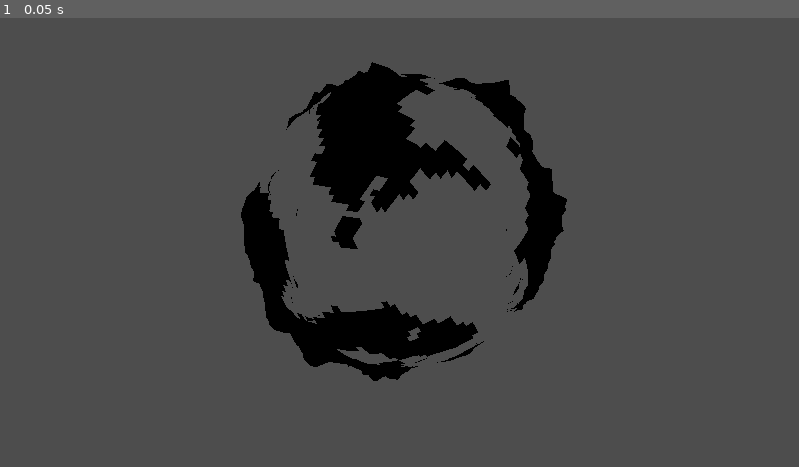
Above: before the commit, frame 1.
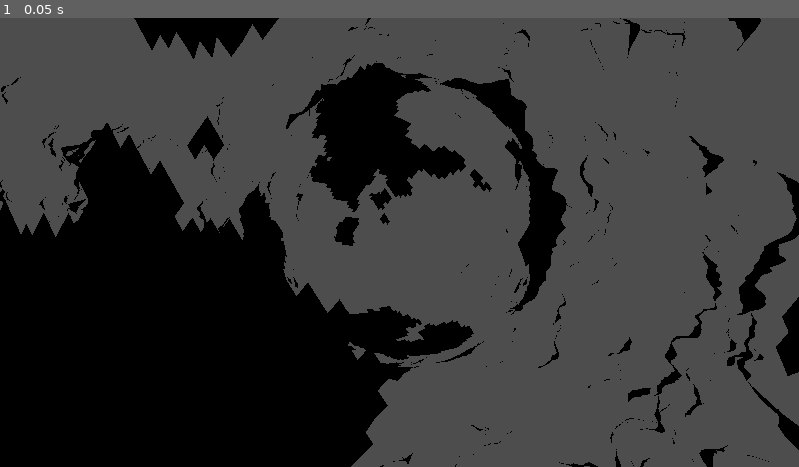
Above: after the commit, the same moment.

Repository: corneliusphi-personal/shellworld
Game: Godot game, scene res://main.tscn
Two runs of this game, one before a commit and one after it. Both use one fixed random seed, a clock stepped at 60 frames per second and the inputs below. The project has no main scene, so this scene is started directly.
Inputs:
- Up to frame 1 (0.05 s): no input

The runs differ from the first frame. In frame 1, 28% of the frame differs, in the area x 0-100%, y 0-100%.

Commit message:
move shader heights to shell level

Diff:
--- a/Shell.gd
+++ b/Shell.gd
@@ -10,13 +10,26 @@
 var forward : ShellMeshFace
 var back : ShellMeshFace
 
-func _init(noiseFilter : NoiseFilter, material: ShaderMaterial) -> void:
-	up = ShellMeshFace.new(Vector3.UP, noiseFilter, material)
-	down = ShellMeshFace.new(Vector3.DOWN, noiseFilter, material)
-	left = ShellMeshFace.new(Vector3.LEFT, noiseFilter, material)
-	right = ShellMeshFace.new(Vector3.RIGHT, noiseFilter, material)
-	forward = ShellMeshFace.new(Vector3.FORWARD, noiseFilter, material)
-	back = ShellMeshFace.new(Vector3.BACK, noiseFilter, material)
+var material: ShaderMaterial
+var shellData: ShellData
+
+func _init(noiseFilter : NoiseFilter) -> void:
+	if (material == null):
+		print("Setting Material")
+		material = ShaderMaterial.new()
+	if (material.shader == null):
+		print("Setting Material Shader")
+		var HeightShader := load("res://heightShader.gdshader")
+		print("Shader will be: ", HeightShader)
+		material.shader = HeightShader
+	if (shellData == null):
+		shellData = ShellData.new()
+	up = ShellMeshFace.new(Vector3.UP, noiseFilter, material, shellData)
+	down = ShellMeshFace.new(Vector3.DOWN, noiseFilter, material, shellData)
+	left = ShellMeshFace.new(Vector3.LEFT, noiseFilter, material, shellData)
+	right = ShellMeshFace.new(Vector3.RIGHT, noiseFilter, material, shellData)
+	forward = ShellMeshFace.new(Vector3.FORWARD, noiseFilter, material, shellData)
+	back = ShellMeshFace.new(Vector3.BACK, noiseFilter, material, shellData)
 	add_child(up)
 	add_child(down)
 	add_child(left)
@@ -25,8 +38,8 @@
 	add_child(back)
 
 func regenerate_mesh(shellWorldData: ShellWorldData, shellNum: int) -> void:
-	shellWorldData.minHeight = 9999999.0
-	shellWorldData.maxHeight = -99999999.0
+	shellData.minHeight = 9999999.0
+	shellData.maxHeight = -99999999.0
 	print("Shell: regenerate_mesh")
 	up.regenerate_mesh(shellWorldData, shellNum)
 	if (!shellWorldData.renderTopOnly):
--- /dev/null
+++ b/ShellData.gd
@@ -0,0 +1,8 @@
+@tool
+extends Resource
+
+class_name ShellData
+
+# Calculated Variables
+var minHeight: float = 99999.0
+var maxHeight: float = -999999.0
--- a/ShellMeshFace.gd
+++ b/ShellMeshFace.gd
@@ -6,11 +6,13 @@
 @export var normal : Vector3
 var noiseFilter : NoiseFilter
 var material: ShaderMaterial
+var shellData: ShellData
 
-func _init(_normal : Vector3, _noiseFilter : NoiseFilter, _material: ShaderMaterial) -> void:
+func _init(_normal : Vector3, _noiseFilter : NoiseFilter, _material: ShaderMaterial, _shellData: ShellData) -> void:
 	normal = _normal
 	noiseFilter = _noiseFilter
 	material = _material
+	shellData = _shellData
 
 func regenerate_mesh(shellWorldData : ShellWorldData, shellNum : int):
 	print("ShellMeshFace: regenerate_mesh")
@@ -54,10 +56,10 @@
 			var pointWithElevation = result[0]
 			var elevation = result[1]
 			var length = pointWithElevation.length()
-			if length > shellWorldData.maxHeight:
-				shellWorldData.maxHeight = length
-			if length < shellWorldData.minHeight:
-				shellWorldData.minHeight = length
+			if length > shellData.maxHeight:
+				shellData.maxHeight = length
+			if length < shellData.minHeight:
+				shellData.minHeight = length
 			vertex_array[i] = pointWithElevation
 			elevation_array[i] = elevation
 			normal_array[i] = normal
@@ -94,6 +96,6 @@
 	_mesh.add_surface_from_arrays(Mesh.PRIMITIVE_TRIANGLES, arrays)
 	_mesh.surface_set_material(0, material)
 	self.mesh = _mesh
-	self.material.set_shader_parameter("min_height", shellWorldData.minHeight)
-	self.material.set_shader_parameter("max_height", shellWorldData.maxHeight)
+	self.material.set_shader_parameter("min_height", shellData.minHeight)
+	self.material.set_shader_parameter("max_height", shellData.maxHeight)
 	self.material.set_shader_parameter("height_color", shellWorldData.heightColor)
--- a/ShellWorld.gd
+++ b/ShellWorld.gd
@@ -14,21 +14,11 @@
 var shellArray : Array[Shell] = []
 var noiseFilter : NoiseFilter
 
-@export var material: ShaderMaterial
-
 func _ready() -> void:
 	print("ShellWorld: _ready called")
 	on_data_changed()
 
 func create_shells():
-	if (material == null):
-		print("Setting Material")
-		material = ShaderMaterial.new()
-	if (material.shader == null):
-		print("Setting Material Shader")
-		var HeightShader := load("res://heightShader.gdshader")
-		print("Shader will be: ", HeightShader)
-		material.shader = HeightShader
 	if (shellWorldData == null):
 		return
 	for shell in shellArray:
@@ -39,7 +29,7 @@
 	print("ShellWorld: creating Shell")
 	shellArray.resize(shellWorldData.shellCount)
 	for i in range(shellWorldData.shellCount):
-		var shell = Shell.new(noiseFilter, material)
+		var shell = Shell.new(noiseFilter)
 		shellArray[i] = shell
 		add_child(shell)
 
--- a/ShellWorldData.gd
+++ b/ShellWorldData.gd
@@ -2,10 +2,6 @@
 extends Resource
 
 class_name ShellWorldData
-
-# Calculated Variables
-var minHeight: float = 99999.0
-var maxHeight: float = -999999.0
 
 @export var renderTopOnly : bool = false:
 	set(value):
--- a/shell_world.tscn
+++ b/shell_world.tscn
@@ -1,13 +1,12 @@
-[gd_scene load_steps=15 format=3 uid="uid://c3hwgecf51d21"]
+[gd_scene load_steps=13 format=3 uid="uid://c3hwgecf51d21"]
 
 [ext_resource type="Script" uid="uid://d288omvnys74" path="res://ShellWorld.gd" id="1_fmpp2"]
 [ext_resource type="Script" uid="uid://c5oq4ud0sachq" path="res://NoiseLayerData.gd" id="2_cydbd"]
 [ext_resource type="Script" uid="uid://5mnynu7w3tdk" path="res://ShellWorldData.gd" id="2_gykyr"]
-[ext_resource type="Shader" uid="uid://bqawvq3srf0b8" path="res://heightShader.gdshader" id="4_h88uu"]
 
 [sub_resource type="Gradient" id="Gradient_h88uu"]
-offsets = PackedFloat32Array(0, 0.0616438, 0.431507, 0.599315, 0.979452, 1)
-colors = PackedColorArray(0, 0, 0.976471, 1, 0.650533, 0.421788, 0.239086, 1, 0.198245, 0.389181, 0.15736, 1, 0.640188, 0.402526, 0.198102, 1, 0.83516, 0.817691, 0.814836, 1, 1, 1, 1, 1)
+offsets = PackedFloat32Array(0, 0.0616438, 0.339041, 0.599315, 0.767123, 0.979452, 1)
+colors = PackedColorArray(0, 0, 0.976471, 1, 0.808091, 0.704094, 0.289477, 1, 0.198245, 0.389181, 0.15736, 1, 0.213261, 0.549089, 0.211209, 1, 0.905456, 0.485082, 0.102139, 1, 0.83516, 0.817691, 0.814836, 1, 1, 1, 1, 1)
 
 [sub_resource type="GradientTexture1D" id="GradientTexture1D_pywq7"]
 gradient = SubResource("Gradient_h88uu")
@@ -65,23 +64,15 @@
 [sub_resource type="Resource" id="Resource_cydbd"]
 script = ExtResource("2_gykyr")
 renderTopOnly = false
-globalResolution = 2
+globalResolution = 4
 radius = 20
-shellCount = 1
+shellCount = 2
 removeZeroTriangles = true
 noiseLayers = Array[ExtResource("2_cydbd")]([SubResource("Resource_h88uu"), SubResource("Resource_pywq7"), SubResource("Resource_cvjud")])
 heightColor = SubResource("GradientTexture1D_pywq7")
 metadata/_custom_type_script = "uid://5mnynu7w3tdk"
 
-[sub_resource type="ShaderMaterial" id="ShaderMaterial_cydbd"]
-render_priority = 0
-shader = ExtResource("4_h88uu")
-shader_parameter/min_height = 20.0
-shader_parameter/max_height = 24.2107
-shader_parameter/height_color = SubResource("GradientTexture1D_pywq7")
-
 [node name="ShellWorld" type="Node3D"]
 transform = Transform3D(0.901667, -0.432432, 0, 0.432432, 0.901667, 0, 0, 0, 1, 0, 0, 0)
 script = ExtResource("1_fmpp2")
 shellWorldData = SubResource("Resource_cydbd")
-material = SubResource("ShaderMaterial_cydbd")
Not shown, added: ShellData.gd.uid
